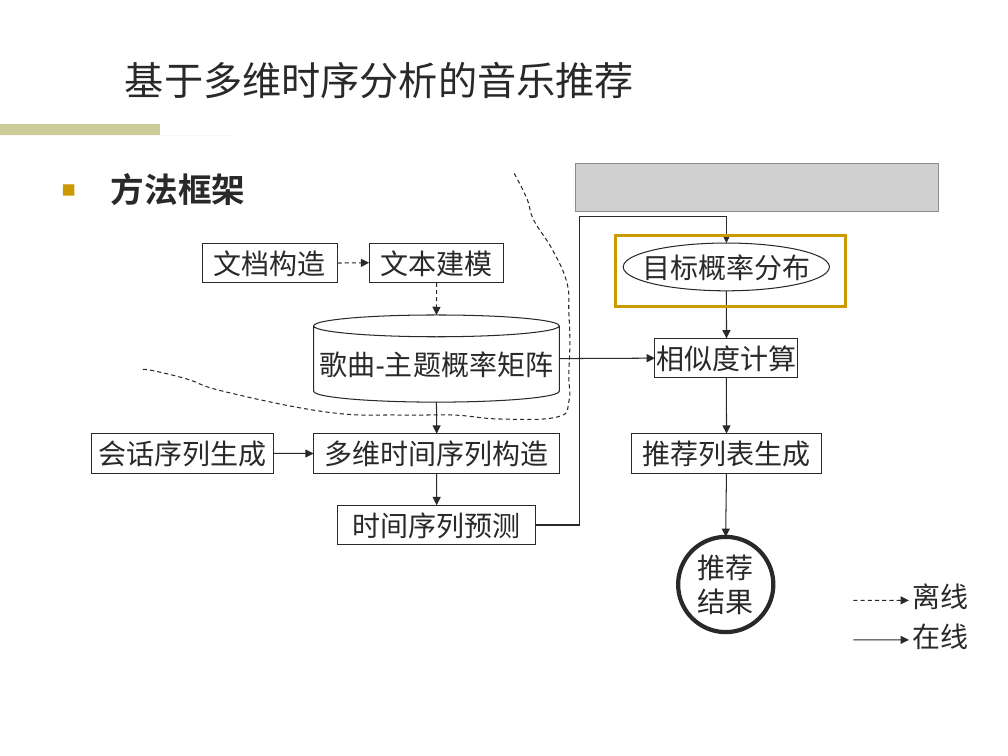
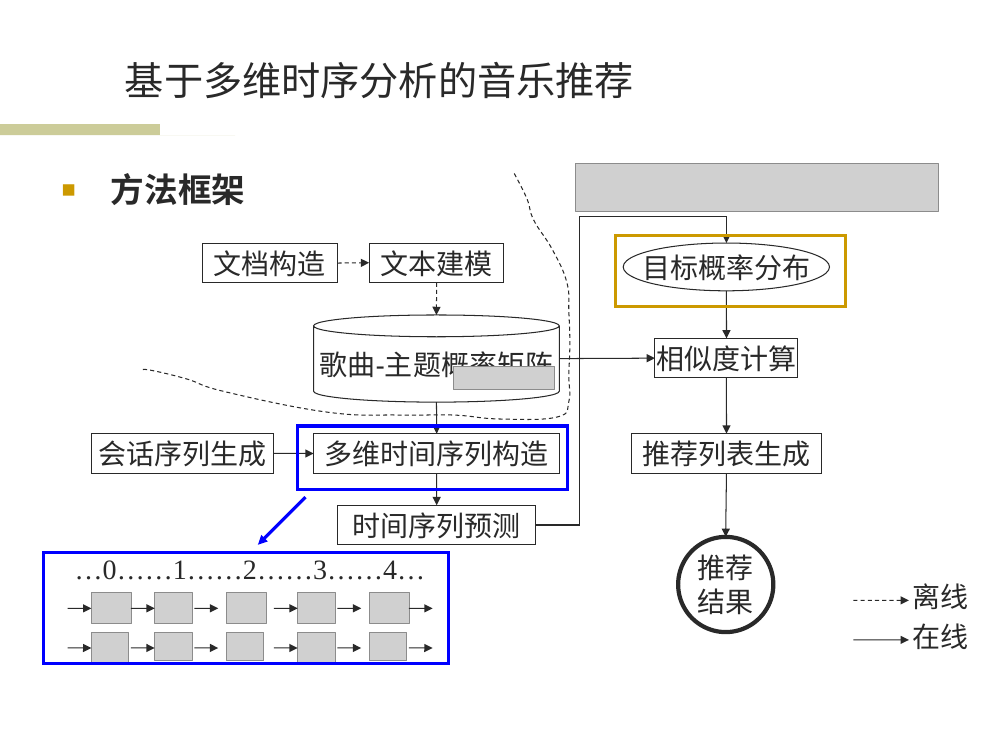
Before and after one commit to wwssttt/NJUThesis, a slide deck: slide 8 of ppt/一种基于时间序列分析的个性化音乐推荐系统及其实现.ppt. Drawn at 1008x756 pixels with LibreOffice and Linux fonts; fonts in the diff are those of the drawing; grey boxes stand for pictures; background and template pictures are left out. Boxes give left, top, right and bottom in pixels: in the first picture for what was removed or moved away, otherwise in the second. Text is boxed around its words. In the diff, an @@ line names an element or a change of style, - is before the commit and + after.

```diff
--- a/ppt/一种基于时间序列分析的个性化音乐推荐系统及其实现.ppt
+++ b/ppt/一种基于时间序列分析的个性化音乐推荐系统及其实现.ppt
@@ picture added at [454,366,555,390] @@
@@ rectangle added at [297,426,568,490], outline #0000FF 2.24 pt @@
@@ arrow added from (305, 497) to (258, 544), #0000FF 2.24 pt @@
@@ rectangle added at [43,552,449,663], outline #0000FF 2.24 pt @@
@@ text added at [75,560,426,580], 20 pt, text #292929 @@
+…0……1……2……3……4…
@@ picture added at [92,593,132,624] @@
@@ picture added at [155,593,193,624] @@
@@ picture added at [226,593,266,624] @@
@@ picture added at [297,593,335,624] @@
@@ picture added at [369,593,409,624] @@
@@ arrow added from (68, 608) to (92, 608), #292929 0.74 pt @@
@@ arrow added from (131, 608) to (154, 608), #292929 0.74 pt @@
@@ arrow added from (195, 608) to (218, 608), #292929 0.74 pt @@
@@ arrow added from (274, 608) to (297, 608), #292929 0.74 pt @@
@@ arrow added from (338, 608) to (361, 608), #292929 0.74 pt @@
@@ arrow added from (409, 608) to (432, 608), #292929 0.74 pt @@
@@ arrow added from (68, 648) to (92, 648), #292929 0.74 pt @@
@@ picture added at [92,632,129,663] @@
@@ arrow added from (131, 648) to (154, 648), #292929 0.74 pt @@
@@ picture added at [155,632,193,661] @@
@@ arrow added from (195, 648) to (218, 648), #292929 0.74 pt @@
@@ picture added at [226,632,263,661] @@
@@ arrow added from (274, 648) to (297, 648), #292929 0.74 pt @@
@@ picture added at [297,632,335,663] @@
@@ arrow added from (338, 648) to (361, 648), #292929 0.74 pt @@
@@ picture added at [369,632,406,661] @@
@@ arrow added from (409, 648) to (432, 648), #292929 0.74 pt @@
```
Also in this commit, not shown: 1 other file.
